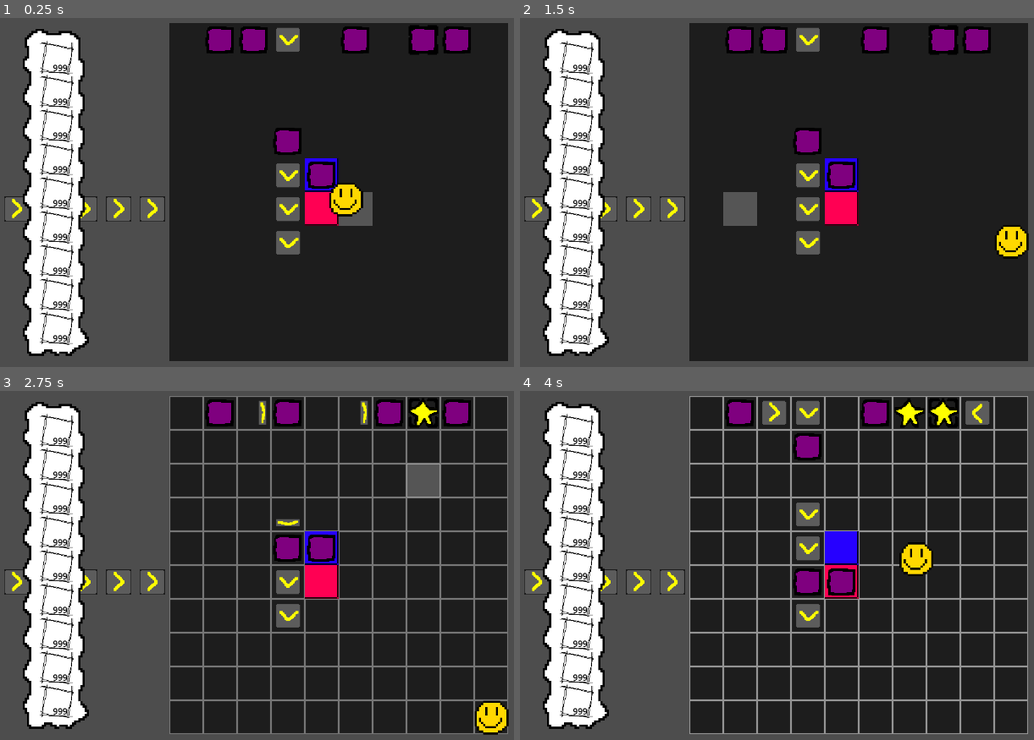
Above: before the commit, frames 1-4 (two rows, left to right).
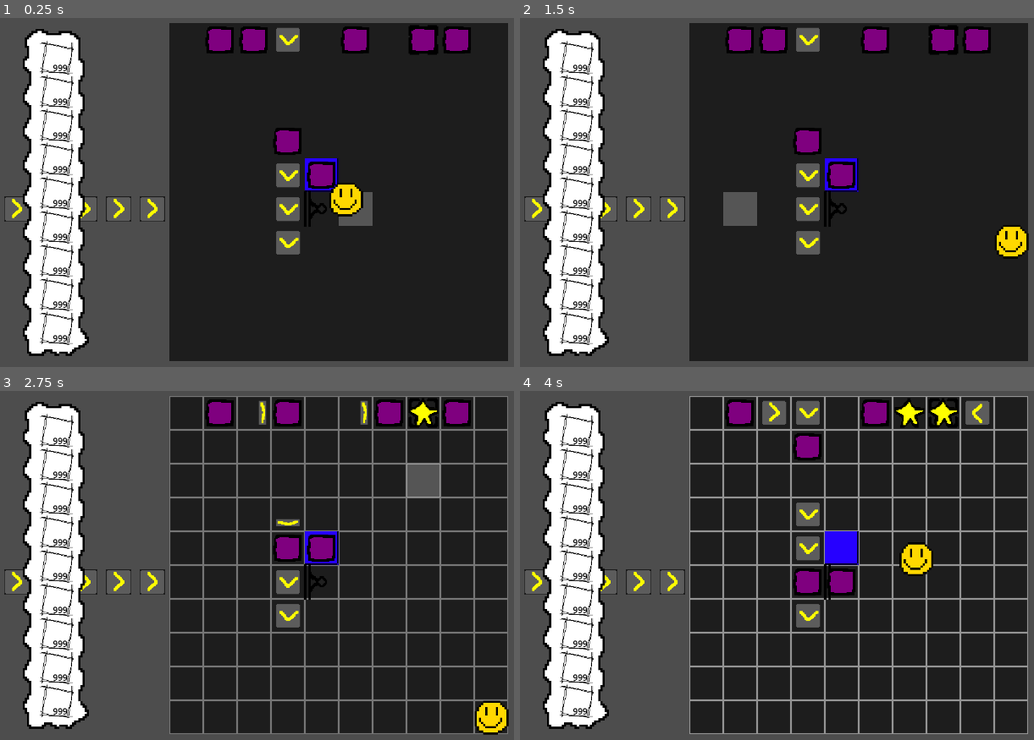
Above: after the commit, the same moments.

Repository: Stev51/gmtk-jam-2025
Game: Godot game, scene res://scenes/main.tscn
The game is run twice, just before and just after one commit, with the same random seed, the same clock (stepped at 60 frames per second) and the same inputs.
Inputs (mouse positions are in pixels of both pictures, inside the frame that each line leads up to):
- Up to frame 1 (0.25 s): no input
- Up to frame 2 (1.5 s): tap Enter at 0.5 s; move the mouse to (1008, 171) at 0.52 s; hold Right (ui_right) 0.53-1.28 s; tap E at 0.6, 1.35 s; click (1008, 171) at 0.67 s; move the mouse to (725, 209) at 1.27 s; hold Down (ui_down) from 1.28 s (still down)
- Up to frame 3 (2.75 s): move the mouse to (406, 481) at 2.02 s; release Down (ui_down) at 2.03 s; hold Right (ui_right) from 2.03 s (still down); tap E at 2.1 s
- Up to frame 4 (4 s): move the mouse to (823, 642) at 2.77 s; release Right (ui_right) at 2.78 s; hold Up (ui_up) 2.78-3.53 s; tap E at 2.85, 3.6 s; click (823, 642) at 2.92 s; move the mouse to (outside the picture) at 3.52 s; hold Left (ui_left) from 3.53 s (still down)

The runs differ from the first frame. In frame 1, 0.6% of the frame differs, in the area x 59-66%, y 49-60%; in frame 2, 0.7%; in frame 3, 0.7%; in frame 4, 0.3%.

Commit message:
add cutter sprite

Diff:
--- a/scenes/cutter.tscn
+++ b/scenes/cutter.tscn
@@ -1,8 +1,83 @@
-[gd_scene load_steps=2 format=3 uid="uid://cmrg1s1bs8"]
+[gd_scene load_steps=12 format=3 uid="uid://cmrg1s1bs8"]
 
-[sub_resource type="PlaceholderTexture2D" id="PlaceholderTexture2D_p3ibc"]
-size = Vector2(64, 64)
+[ext_resource type="Texture2D" uid="uid://cc6s0g5d3cux5" path="res://assets/img/cutter.png" id="1_actp3"]
 
-[node name="Cutter" type="Sprite2D"]
-modulate = Color(1, 0.27451, 0.32549, 1)
-texture = SubResource("PlaceholderTexture2D_p3ibc")
+[sub_resource type="AtlasTexture" id="AtlasTexture_pcbcd"]
+atlas = ExtResource("1_actp3")
+region = Rect2(0, 0, 32, 32)
+
+[sub_resource type="AtlasTexture" id="AtlasTexture_kg5or"]
+atlas = ExtResource("1_actp3")
+region = Rect2(0, 32, 32, 32)
+
+[sub_resource type="AtlasTexture" id="AtlasTexture_hubnq"]
+atlas = ExtResource("1_actp3")
+region = Rect2(0, 64, 32, 32)
+
+[sub_resource type="AtlasTexture" id="AtlasTexture_6xvym"]
+atlas = ExtResource("1_actp3")
+region = Rect2(0, 96, 32, 32)
+
+[sub_resource type="AtlasTexture" id="AtlasTexture_2n6h4"]
+atlas = ExtResource("1_actp3")
+region = Rect2(0, 128, 32, 32)
+
+[sub_resource type="AtlasTexture" id="AtlasTexture_vnj5j"]
+atlas = ExtResource("1_actp3")
+region = Rect2(0, 160, 32, 32)
+
+[sub_resource type="AtlasTexture" id="AtlasTexture_ah71n"]
+atlas = ExtResource("1_actp3")
+region = Rect2(0, 192, 32, 32)
+
+[sub_resource type="AtlasTexture" id="AtlasTexture_1frsn"]
+atlas = ExtResource("1_actp3")
+region = Rect2(0, 224, 32, 32)
+
+[sub_resource type="AtlasTexture" id="AtlasTexture_ecxus"]
+atlas = ExtResource("1_actp3")
+region = Rect2(0, 256, 32, 32)
+
+[sub_resource type="SpriteFrames" id="SpriteFrames_lj48m"]
+animations = [{
+"frames": [{
+"duration": 1.0,
+"texture": SubResource("AtlasTexture_pcbcd")
+}, {
+"duration": 1.0,
+"texture": SubResource("AtlasTexture_kg5or")
+}, {
+"duration": 1.0,
+"texture": SubResource("AtlasTexture_hubnq")
+}, {
+"duration": 1.0,
+"texture": SubResource("AtlasTexture_6xvym")
+}, {
+"duration": 1.0,
+"texture": SubResource("AtlasTexture_2n6h4")
+}, {
+"duration": 1.0,
+"texture": SubResource("AtlasTexture_vnj5j")
+}, {
+"duration": 1.0,
+"texture": SubResource("AtlasTexture_ah71n")
+}, {
+"duration": 1.0,
+"texture": SubResource("AtlasTexture_1frsn")
+}, {
+"duration": 1.0,
+"texture": SubResource("AtlasTexture_ecxus")
+}, {
+"duration": 1.0,
+"texture": SubResource("AtlasTexture_pcbcd")
+}],
+"loop": false,
+"name": &"default",
+"speed": 16.0
+}]
+
+[node name="Cutter" type="AnimatedSprite2D"]
+scale = Vector2(2.1, 2.1)
+sprite_frames = SubResource("SpriteFrames_lj48m")
+frame = 9
+frame_progress = 1.0
--- a/scripts/mechanism/cutter.gd
+++ b/scripts/mechanism/cutter.gd
@@ -10,6 +10,7 @@
 	self.node.rotate(PI * dir / 2)
 
 func update(currentCycle: int):
+	self.node.play()
 	var mechOnTop: Mechanism = field.getForegroundMechanism(x, y)
 	if mechOnTop == null: return
 	if !mechOnTop.disconnectMech(dir):
--- a/scripts/mechanism/mechanism.gd
+++ b/scripts/mechanism/mechanism.gd
@@ -74,7 +74,6 @@
 		simulationResult = false
 		return simulationResult
 	var objectInWay: Mechanism = field.getForegroundVector(newPosition)
-
 	if objectInWay != null && !objectInWay.simulatePush(directionToMove, pushType):
 		simulationResult = false
 		return simulationResult
Binary file added: assets/img/cutter.png
Not shown, added: assets/img/cutter.png.import
Not shown, added: asset_projects/images/cutter.xcf
